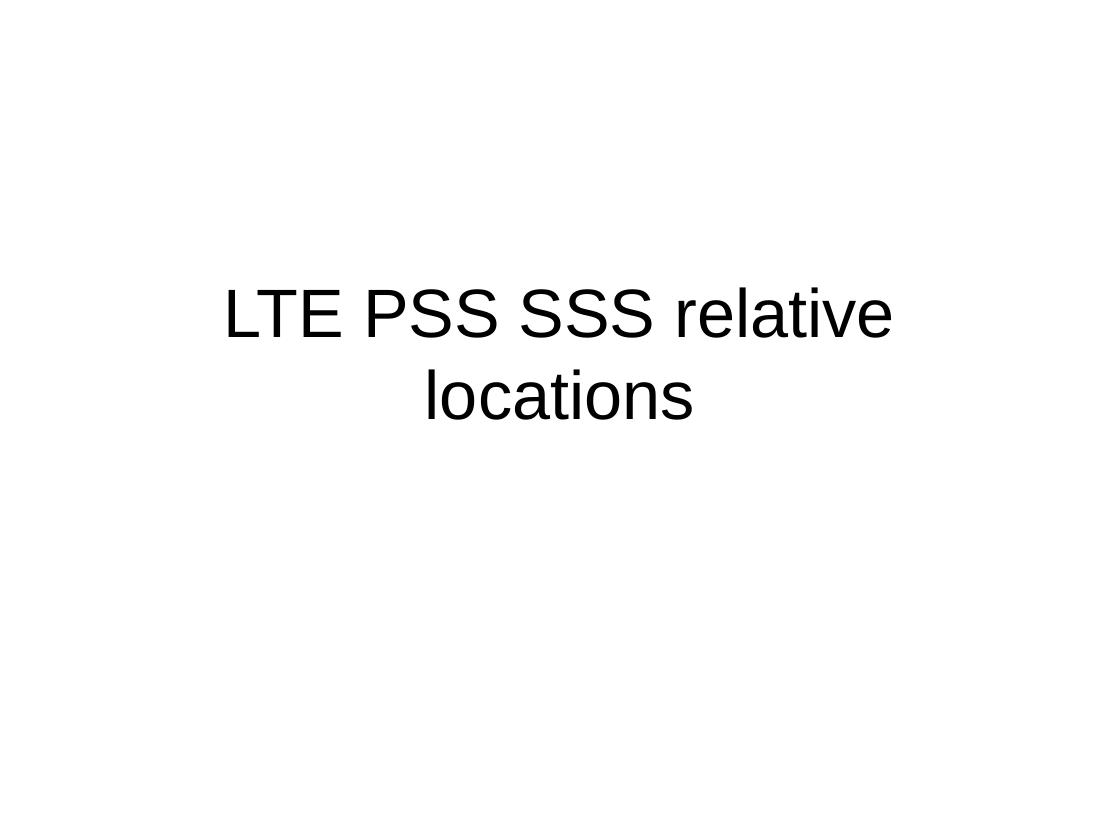
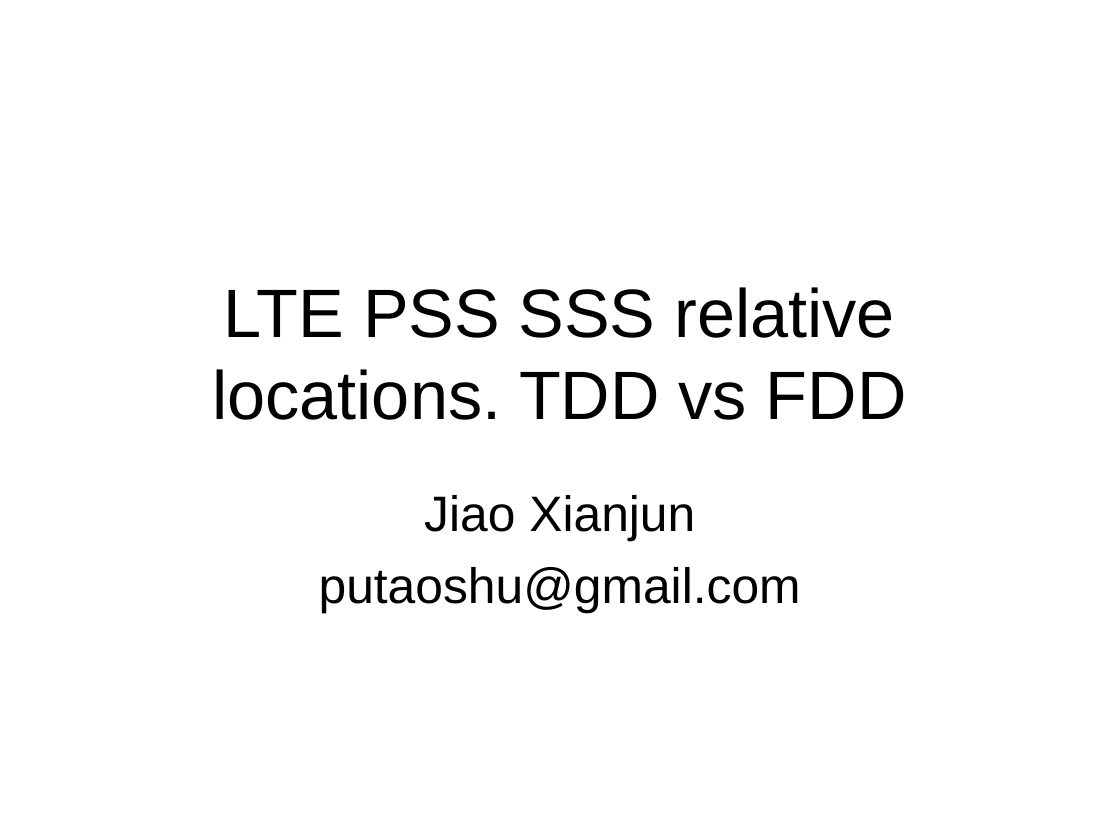
Before and after one commit to JiaoXianjun/rtl-sdr-LTE, a slide deck: slide 1 of doc/LTE-PSS-SSS-relative-location.ppt. Drawn at 1120x840 pixels with LibreOffice and Linux fonts; fonts in the diff are those of the drawing. Boxes give left, top, right and bottom in pixels: in the first picture for what was removed or moved away, otherwise in the second. Text is boxed around its words. In the diff, an @@ line names an element or a change of style, - is before the commit and + after.

Commit message:
minor revision of ppt

```diff
--- a/doc/LTE-PSS-SSS-relative-location.ppt
+++ b/doc/LTE-PSS-SSS-relative-location.ppt
@@ title at (212, 287, 907, 420): text changed @@
-LTE PSS SSS relative locations
+LTE PSS SSS relative locations. TDD vs FDD
@@ subtitle added at (319, 495, 801, 614), 32 pt, text #000000 @@
+Jiao Xianjun
+putaoshu@gmail.com
```
